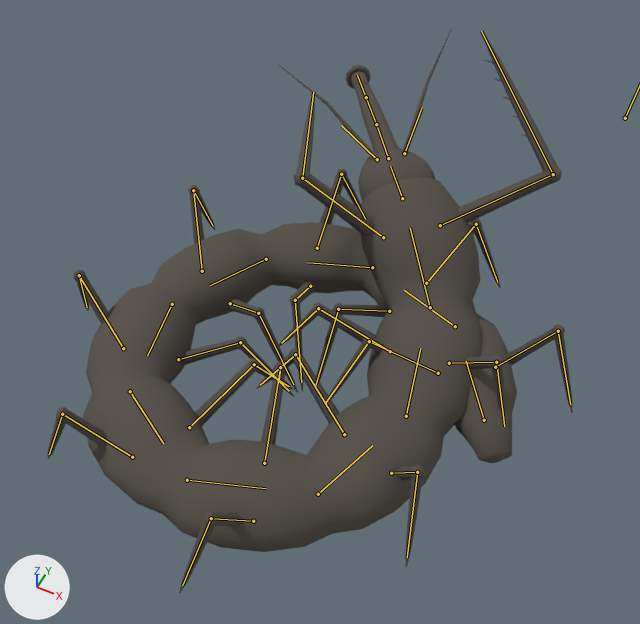
An edit to the glTF model content/art/models/whistler.glb, drawn before and after from the same camera.
One viewpoint serves both versions: a camera (50 mm lens) standing at (0.84, -1.75, 2.48) and looking at (-0.01, -0.05, 0.36). Lighting does not change. The marker at lower left points along +X, +Y and +Z. The first picture is the older version. Both versions are drawn at frame 32 of the action 'fold'; the numbers are the values there. The bones that change, and the others that lie on the model, are drawn over the model as lines.

In view in the first picture: 'body', 'head', 'legs'.
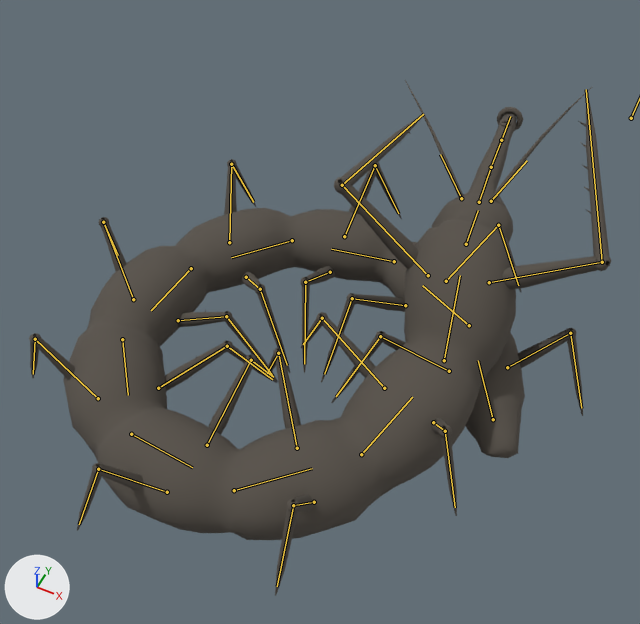
Where the change shows, as pixel boxes (x1, y1, x2, y2) in the pictures (640 x 624 px):
'body', posed (6% wider, 13% taller): before (83, 177, 517, 552); after (63, 115, 525, 540)
'legs', posed (11% wider, 10% shorter): before (47, 31, 573, 593); after (29, 89, 611, 596)
'head', posed: before (278, 28, 452, 201); after (405, 80, 592, 201)
bone 'seg_01', root to tip: before (484, 420) to (466, 361); after (493, 419) to (478, 360)
bone 'seg_02', root to tip: before (455, 326) to (404, 290); after (469, 325) to (422, 285)
bone 'seg_03', root to tip: before (372, 267) to (307, 262); after (394, 261) to (331, 249)
bone 'seg_04', root to tip: before (266, 259) to (210, 285); after (292, 240) to (231, 257)
bone 'seg_05', root to tip: before (172, 304) to (147, 355); after (191, 268) to (151, 310)
bone 'seg_06', root to tip: before (130, 391) to (163, 443); after (122, 339) to (128, 395)
bone 'seg_07', root to tip: before (187, 480) to (266, 488); after (131, 434) to (192, 467)
bone 'seg_08', root to tip: before (318, 494) to (372, 445); after (234, 490) to (312, 468)
bone 'seg_09', root to tip: before (406, 416) to (420, 348); after (361, 454) to (412, 397)

The edits, one by one:
Bone 'root' (bone_root) moves from (0.579, 1.952, 0.0) to (0.603, 1.966, 0.0).
Bone 'seg_01' (bone_seg_01) turns from (0, 0, 34) to (0, 0, 31) degrees about its own x, y and z.
Bone 'seg_02' (bone_seg_02) turns from (0, 0, 37) to (0, 0, 33) degrees about its own x, y and z.
Bone 'seg_03' (bone_seg_03) turns from (0, 0, 39) to (0, 0, 36) degrees about its own x, y and z.
Bone 'seg_04' (bone_seg_04) turns from (0, 0, 42) to (0, 0, 38) degrees about its own x, y and z.
Bone 'seg_05' (bone_seg_05) turns from (0, 0, 41) to (0, 0, 38) degrees about its own x, y and z.
Bone 'seg_06' (bone_seg_06) turns from (0, 0, 47) to (0, 0, 43) degrees about its own x, y and z.
Bone 'seg_07' (bone_seg_07) turns from (0, 0, 50) to (2, 0, 45) degrees about its own x, y and z.
Bone 'seg_08' (bone_seg_08) turns from (0, 0, 52) to (2, 0, 48) degrees about its own x, y and z.
Bone 'seg_09' (bone_seg_09) turns from (16, 0, 30) to (13, 0, 30) degrees about its own x, y and z.
